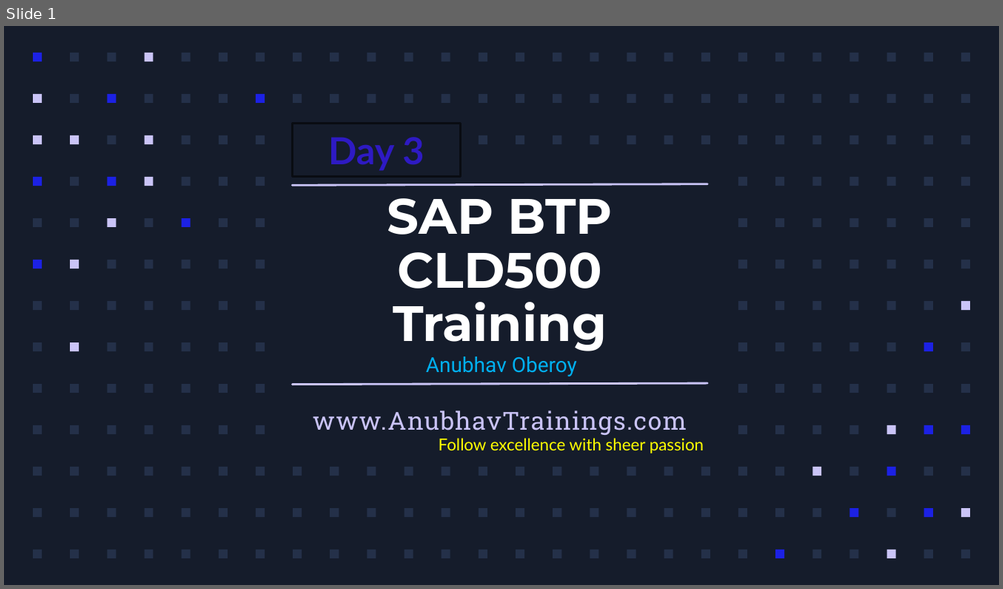
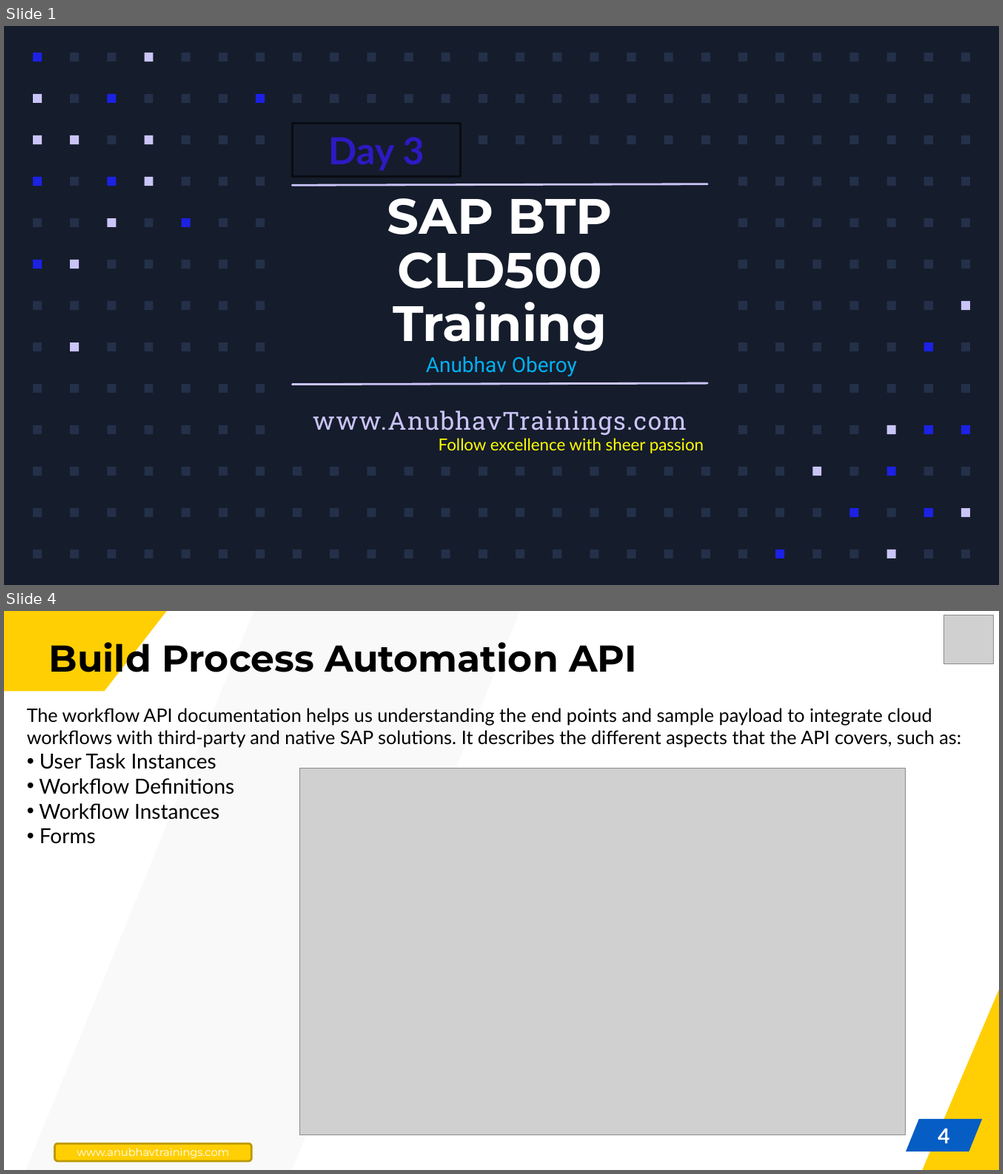
Before and after one commit to soyuztechnologies/BTP_CLD500, a slide deck: Day 3/Day 3.pptx. Shown one above the other, each under a label of ours: slide 1 before the commit, slides 1 and 4 after it; the slides between them are not shown. The pictures are 1003x589 and 1003x1174 pixels, drawn with LibreOffice and Linux fonts; fonts in the diff are those of the drawing; grey boxes stand for pictures; background and template pictures are left out. Boxes give left, top, right and bottom in pixels: in the first picture for what was removed or moved away, otherwise in the second. Text is boxed around its words. In the diff, an @@ line names an element or a change of style, - is before the commit and + after.

```diff
--- a/Day 3/Day 3.pptx
+++ b/Day 3/Day 3.pptx
@@ slide 4 added at box(4, 611, 999, 1170), background #FFFFFF @@
@@ freeform shape added at box(4, 611, 167, 691), fill #FFCF03 @@
@@ freeform shape added at box(25, 611, 521, 1170), fill #F2F2F2 at 40% opacity @@
@@ picture added at box(943, 615, 993, 665) @@
@@ title added at box(49, 636, 637, 681), 36 pt, text #000000, bold @@
+Build Process Automation API
@@ text added at box(27, 708, 961, 844), 18 pt, text #000000 @@
+The workflow API documentation helps us understanding the end points and sample payload to integrate cloud workflows with third-party and native SAP solutions. It describes the different aspects that the API covers, such as:
+• User Task Instances
+• Workflow Definitions
+• Workflow Instances
+• Forms
@@ picture added at box(299, 769, 905, 1136) @@
@@ freeform shape added at box(922, 990, 999, 1170), fill #FFCF03 @@
@@ parallelogram added at box(905, 1119, 982, 1152), fill #065DC4 @@
@@ page number added at box(937, 1128, 949, 1144), 20 pt, text #FFFFFF, bold @@
+4
@@ rounded rectangle added at box(55, 1144, 252, 1162), fill #FFCF03, outline #BD9902 2 pt, 10.5 pt, text #FFFFFF @@
+www.anubhavtrainings.com
```
Also in this commit, not shown: 1 slide changed, 10 other slides added, 4 slides removed.
